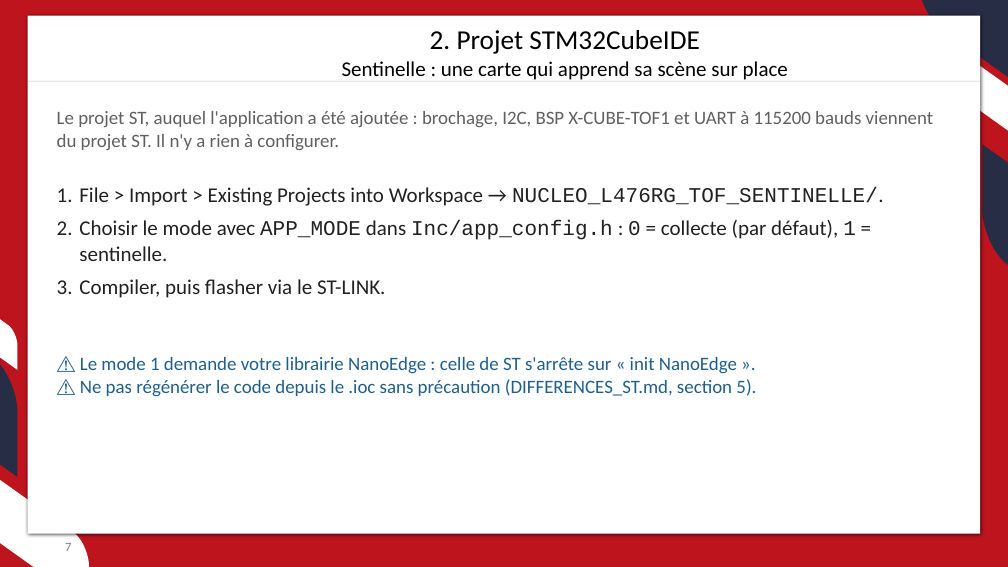
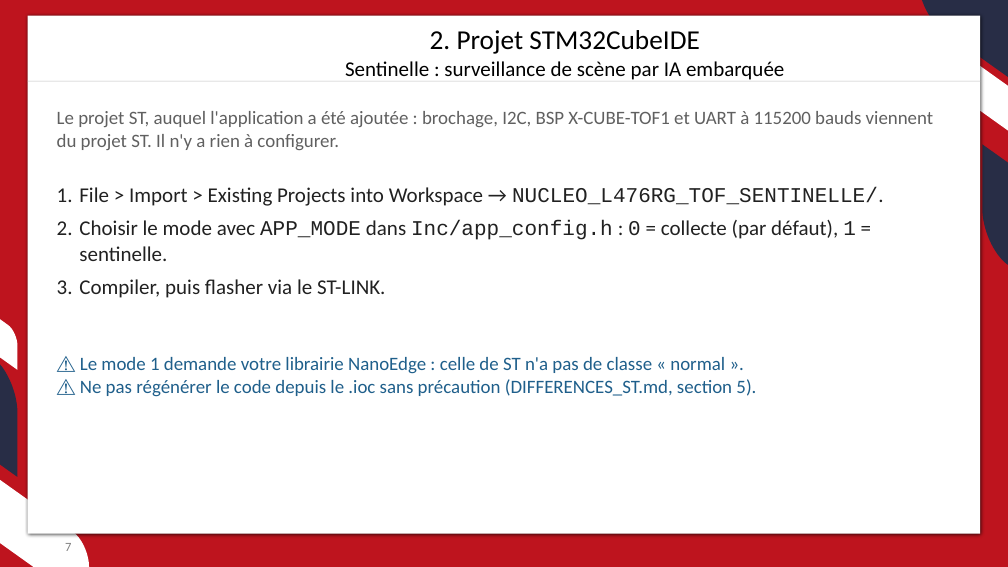
Before and after one commit to JC-Toussaint/ST_Phelma_Hackathon, a slide deck: slide 7 of sentinelle/sentinelle.pptx. Drawn at 1008x567 pixels with LibreOffice and Linux fonts; fonts in the diff are those of the drawing; background and template pictures are left out. Boxes give left, top, right and bottom in pixels: in the first picture for what was removed or moved away, otherwise in the second. Text is boxed around its words. In the diff, an @@ line names an element or a change of style, - is before the commit and + after.

```diff
--- a/sentinelle/sentinelle.pptx
+++ b/sentinelle/sentinelle.pptx
@@ text at [345,61,784,80]: text changed @@
-Sentinelle : une carte qui apprend sa scène sur place
+Sentinelle : surveillance de scène par IA embarquée
@@ text at [80,357,725,374]: text changed @@
-⚠ Le mode 1 demande votre librairie NanoEdge : celle de ST s'arrête sur « init NanoEdge ».
+⚠ Le mode 1 demande votre librairie NanoEdge : celle de ST n'a pas de classe « normal ».
```
Also in this commit, not shown: 20 other slides changed, 1 slide added, 1 slide removed, 8 other files.
